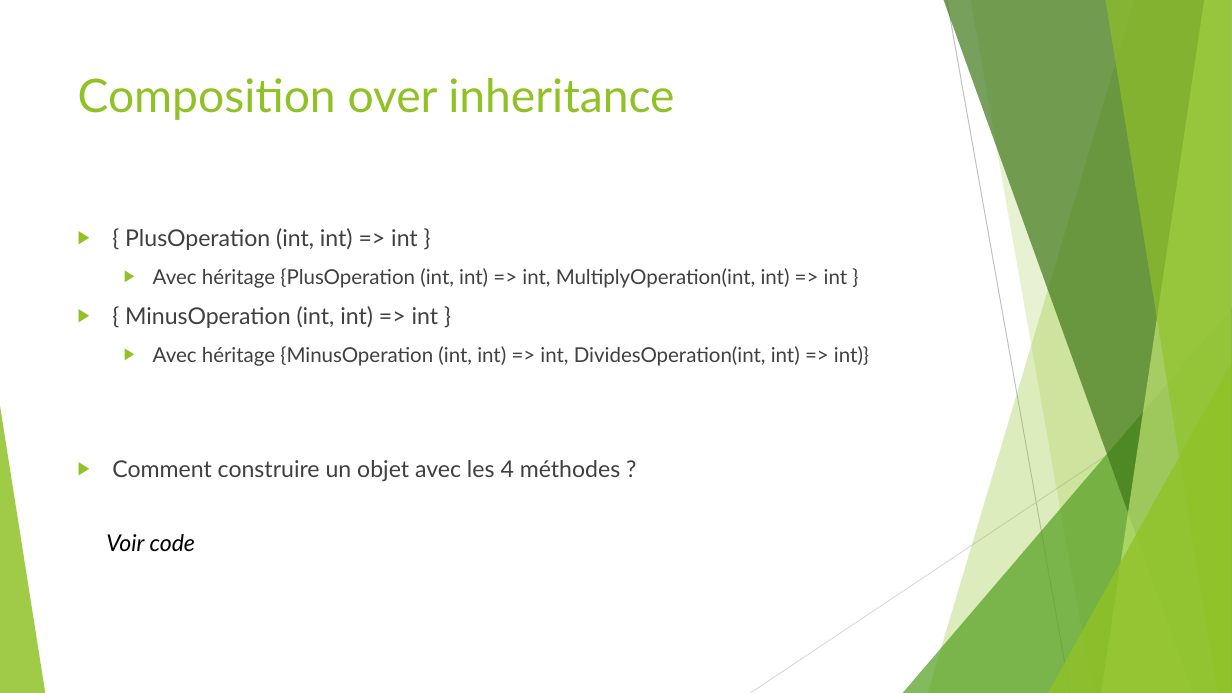
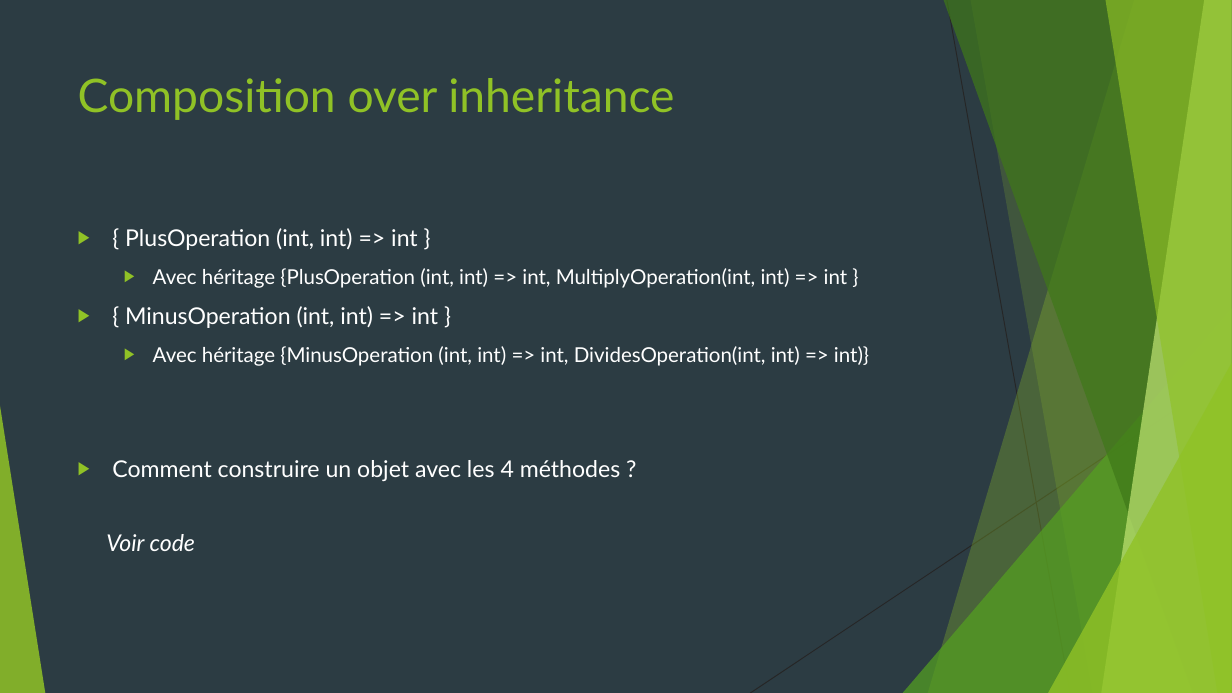
Before and after one commit to worming004/OOPAndGo, a slide deck: slide 16 of PPT/OOPAndGo.pptx. Drawn at 1232x693 pixels with LibreOffice and Linux fonts; fonts in the diff are those of the drawing. Boxes give left, top, right and bottom in pixels: in the first picture for what was removed or moved away, otherwise in the second. Text is boxed around its words. In the diff, an @@ line names an element or a change of style, - is before the commit and + after.

```diff
--- a/PPT/OOPAndGo.pptx
+++ b/PPT/OOPAndGo.pptx
@@ background #FFFFFF to #2C3C43 @@
@@ line (947, 0) - (1070, 693): stroke #BFBFBF 0.75 pt to #262626 0.75 pt @@
@@ text "{ PlusOperation (int, int) => ..." at (x1=112, y1=229, x2=869, y2=481): text colour #404040 to #FFFFFF @@
@@ line (1232, 372) - (750, 693): stroke #D9D9D9 0.75 pt to #262626 0.75 pt @@
@@ text "Voir code" at (x1=106, y1=534, x2=196, y2=551): text colour #000000 to #FFFFFF @@
```
Also in this commit, not shown: 17 other slides changed.
